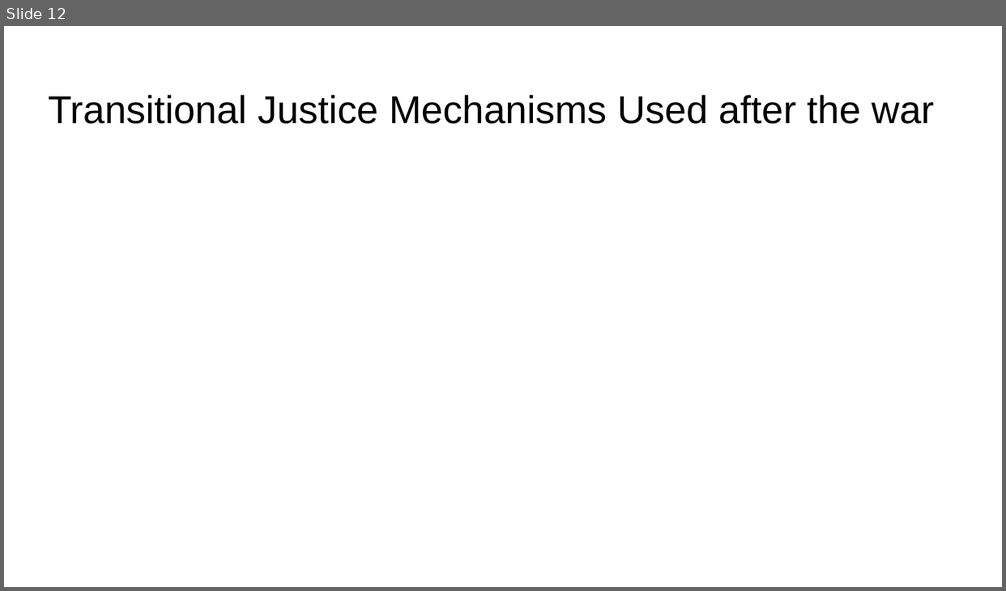
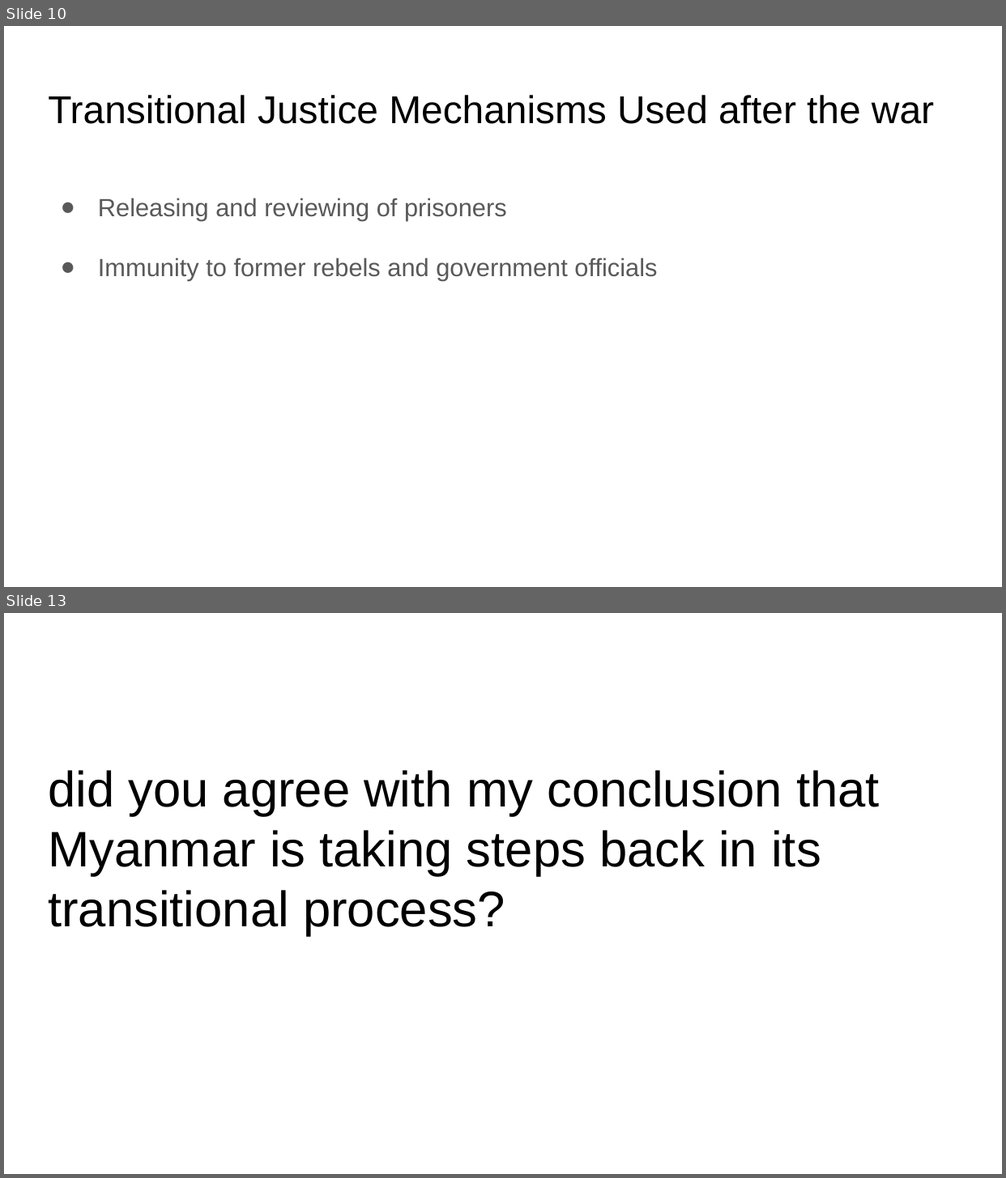
Before and after one commit to arkelf/finalproject, a slide deck: Myanmar presentation.pptx. Shown one above the other, each under a label of ours: slide 12 before the commit, slides 10 and 13 after it; the slides between them are not shown. The pictures are 1006x591 and 1006x1178 pixels, drawn with LibreOffice and Linux fonts; fonts in the diff are those of the drawing. Boxes give left, top, right and bottom in pixels: in the first picture for what was removed or moved away, otherwise in the second. Text is boxed around its words. In the diff, an @@ line names an element or a change of style, - is before the commit and + after.

```diff
--- a/Myanmar presentation.pptx
+++ b/Myanmar presentation.pptx
@@ slide 13 added at bbox=[4, 613, 1002, 1174], background #FFFFFF @@
@@ title added at bbox=[48, 770, 880, 936], 36 pt, text #000000 @@
+did you agree with my conclusion that Myanmar is taking steps back in its transitional process?
@@ what was slide 12 is now slide 10 @@
@@ slide 10 changed as well @@
@@ text added at bbox=[98, 198, 657, 280], 18 pt, text #595959 @@
+● Releasing and reviewing of prisoners
+● Immunity to former rebels and government officials
```
Also in this commit, not shown: 3 other slides changed, 12 other slides added, 11 slides removed.
